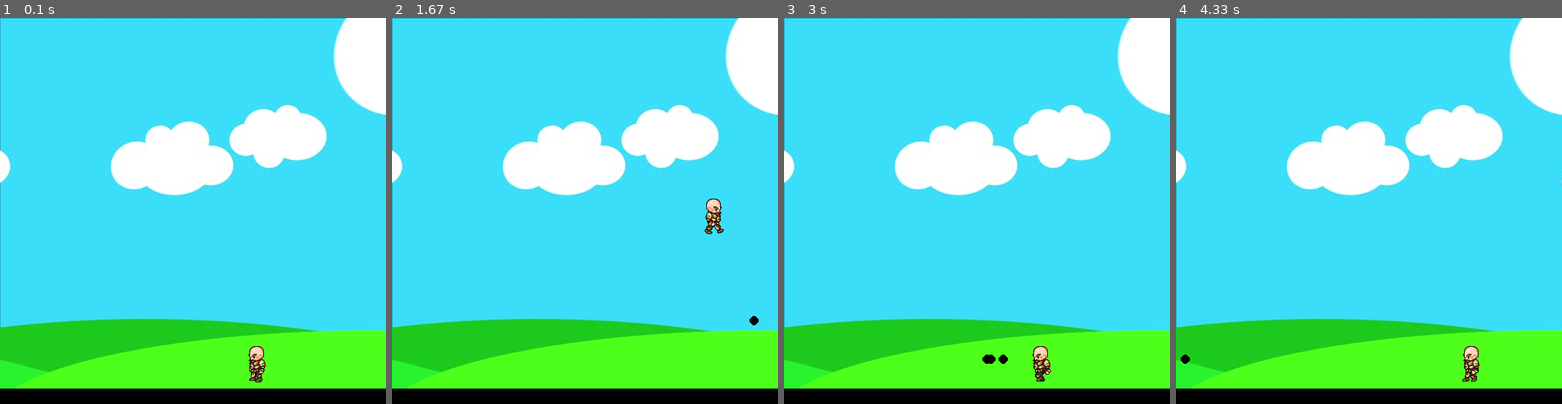
Above: before the commit, frames 1-4 (left to right).
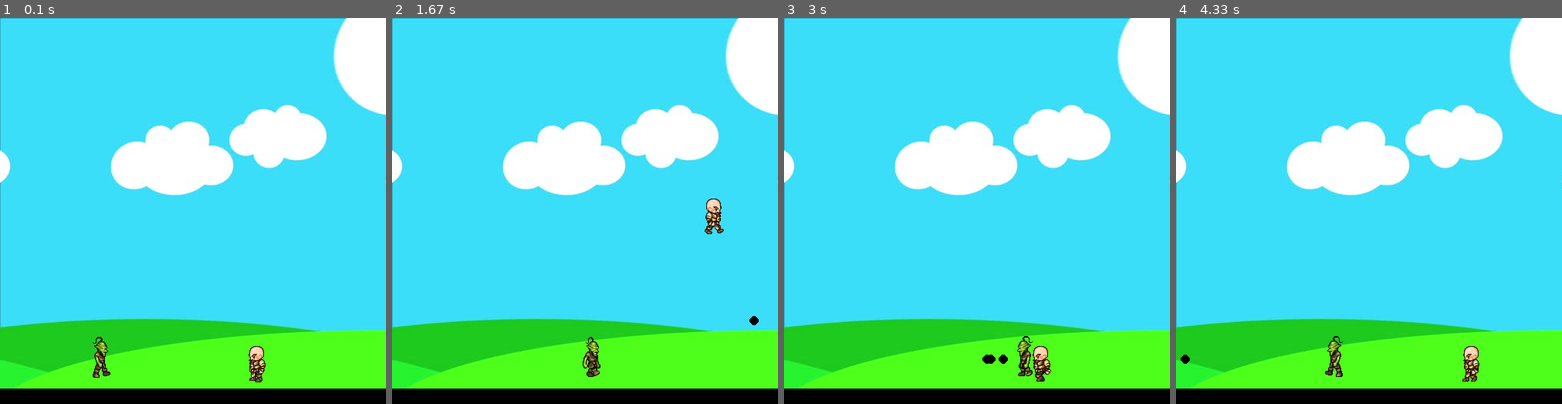
Above: after the commit, the same moments.

Repository: iferca/python_training
Game: pygame game, started from 5.Pygame/gamespy/Game/platform_game.py
The game is run twice, just before and just after one commit, with the same random seed, the same clock (stepped at 60 frames per second) and the same inputs.
Inputs:
- Up to frame 1 (0.1 s): no input
- Up to frame 2 (1.67 s): tap Space at 0.33, 0.73, 1.03, 1.23, 1.57 s; hold Right 0.67-1.13 s; hold Up 1.17-1.47 s; hold Right from 1.5 s (still down)
- Up to frame 3 (3 s): tap Space at 1.87, 2.07, 2.37, 2.63, 2.93 s; release Right at 1.97 s; hold Left 2-2.53 s; hold Left 2.57-2.97 s
- Up to frame 4 (4.33 s): hold Up 3-3.37 s; tap Space at 3.07, 3.47, 3.77, 4.13 s; hold Right 3.4-4.03 s; hold Left from 4.07 s (still down)

The runs differ from the first frame. In frame 1, 0.3% of the frame differs, in the area x 24-29%, y 82-94%; in frame 2, 0.3%, in the area x 49-54%, y 82-93%; in frame 3, 0.3%; in frame 4, 0.3%.

Commit message:
Enemy added

Diff:
--- a/5.Pygame/gamespy/Game/platform_game.py
+++ b/5.Pygame/gamespy/Game/platform_game.py
@@ -20,6 +20,48 @@
     walk_left = [pg.image.load(path.join("Left", f'L{n}.png')) for n in range(1, 10)]
     char = pg.image.load(path.join('standing.png'))
     standing = False
+
+
+class Enemy(object):
+    walk_right = [pg.image.load(path.join("RightE", f'R{n}E.png')) for n in range(1, 12)]
+    walk_left = [pg.image.load(path.join("LeftE", f'L{n}E.png')) for n in range(1, 12)]
+
+    def __init__(self, position_on_x, position_on_y, width, height, end):
+        self.position_on_x = position_on_x
+        self.position_on_y = position_on_y
+        self.width = width
+        self.height = height
+        self.path = [position_on_x, end]  # This will define where our enemy starts and finishes their path.
+        self.walk_count = 0
+        self.speed = 3
+
+    def draw(self, screen):
+        self.move()
+        if self.walk_count + 1 >= 33:
+            self.walk_count = 0
+
+        if self.speed > 0:
+            screen.blit(self.walk_right[self.walk_count // 3], (self.position_on_x, self.position_on_y))
+            self.walk_count += 1
+        else:
+            screen.blit(self.walk_left[self.walk_count // 3], (self.position_on_x, self.position_on_y))
+            self.walk_count += 1
+
+    def move(self):
+        if self.speed > 0:
+            if self.position_on_x < self.path[1] + self.speed:
+                self.position_on_x += self.speed
+            else:
+                self.speed = self.speed * -1
+                self.position_on_y += self.speed
+                self.walk_count = 0
+        else:
+            if self.position_on_x > self.path[0] - self.speed:
+                self.position_on_x += self.speed
+            else:
+                self.speed = self.speed * -1
+                self.position_on_x += self.speed
+                self.walk_count = 0
 
 
 class Config:
@@ -61,8 +103,9 @@
             screen.blit(Player.walk_left[0], (Player.position_on_x, Player.position_on_y))
 
 
-def draw_game(screen, bullets):
+def draw_game(screen, bullets, goblin):
     screen.blit(Config.bg, (0, 0))
+    goblin.draw(screen)
     for bullet in bullets:
         bullet.draw(screen)
     draw_player(screen)
@@ -110,6 +153,7 @@
 
 
 def run_game():
+    goblin = Enemy(100, 410, 64, 64, 300)
     bullets = []
     run = True
     screen = pg.display.set_mode((Config.screen_width, Config.screen_height))
@@ -140,7 +184,7 @@
                                facing))
         jump(keys)
         check_move(keys)
-        draw_game(screen, bullets)
+        draw_game(screen, bullets, goblin)
     pg.quit()
 
 
